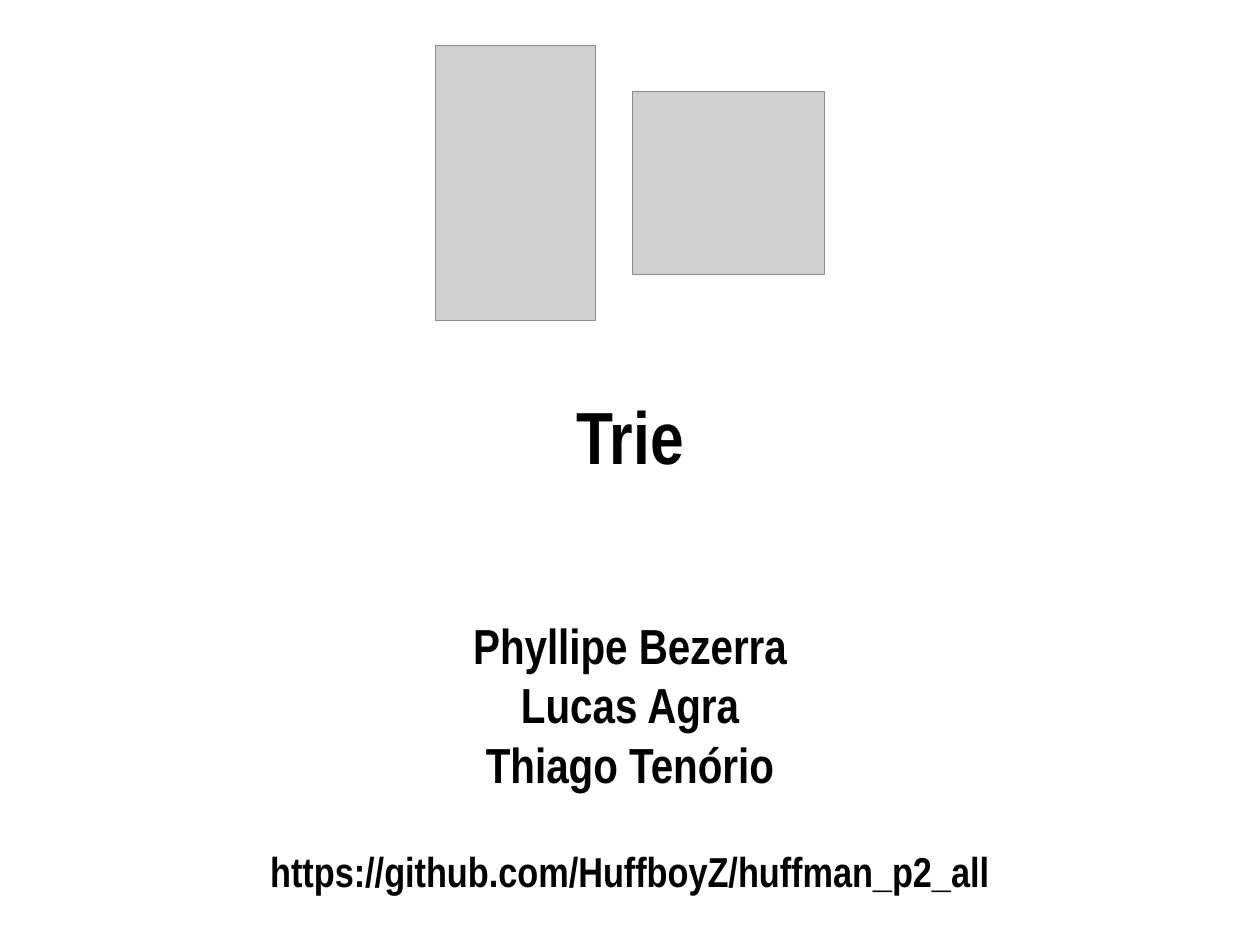
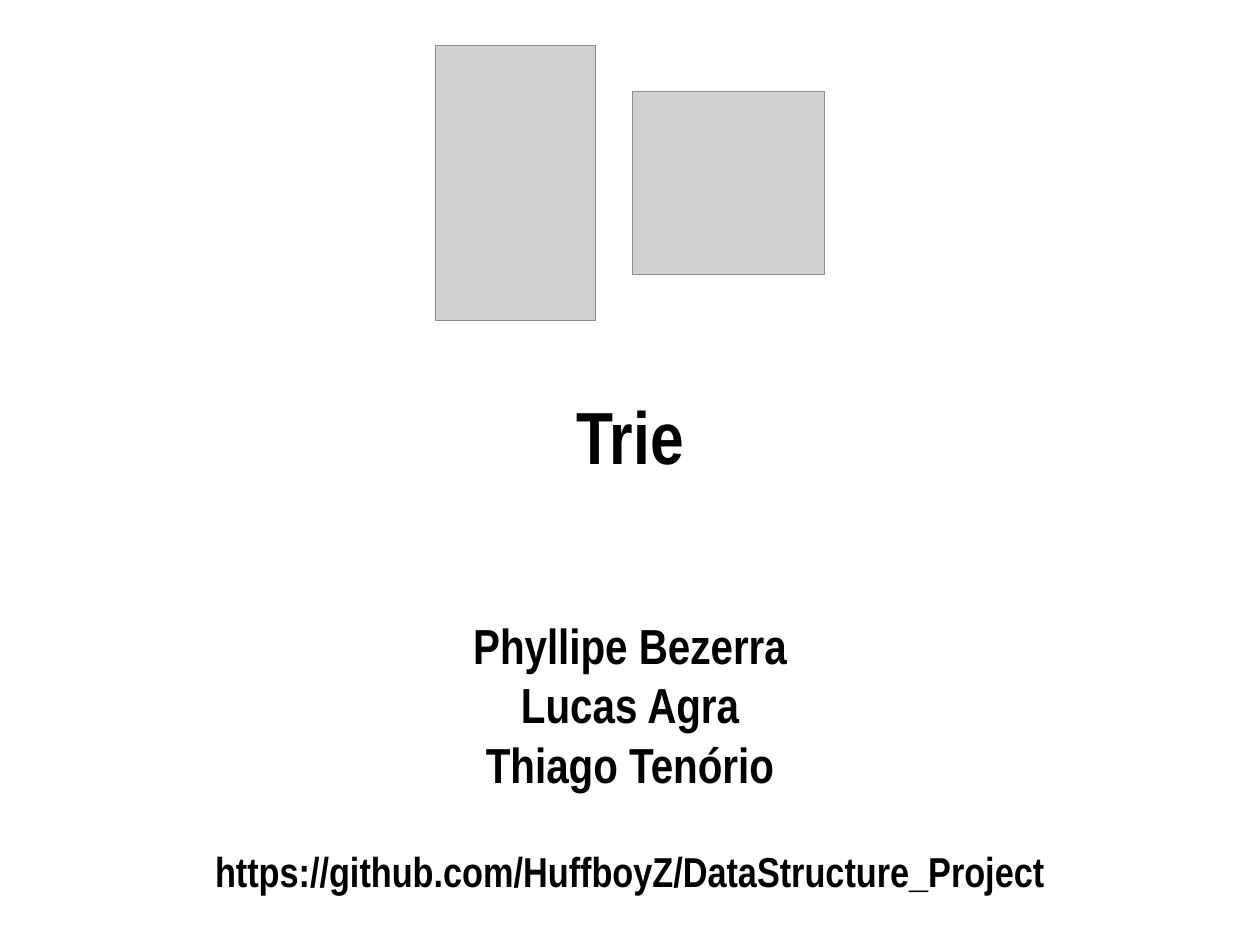
Before and after one commit to lucasagra/DataStructure_Project, a slide deck: slide 1 of trie_data_structure/_apresentacao/Seminário.pptx. Drawn at 1260x945 pixels with LibreOffice and Linux fonts; fonts in the diff are those of the drawing; grey boxes stand for pictures. Boxes give left, top, right and bottom in pixels: in the first picture for what was removed or moved away, otherwise in the second. Text is boxed around its words. In the diff, an @@ line names an element or a change of style, - is before the commit and + after.

```diff
--- a/trie_data_structure/_apresentacao/Seminário.pptx
+++ b/trie_data_structure/_apresentacao/Seminário.pptx
@@ text at (215, 856, 1044, 895): text changed @@
-https://github.com/HuffboyZ/huffman_p2_all
+https://github.com/HuffboyZ/DataStructure_Project
```
Also in this commit, not shown: 1 other slide changed, 2 slides added, 2 slides removed, 6 other files.
